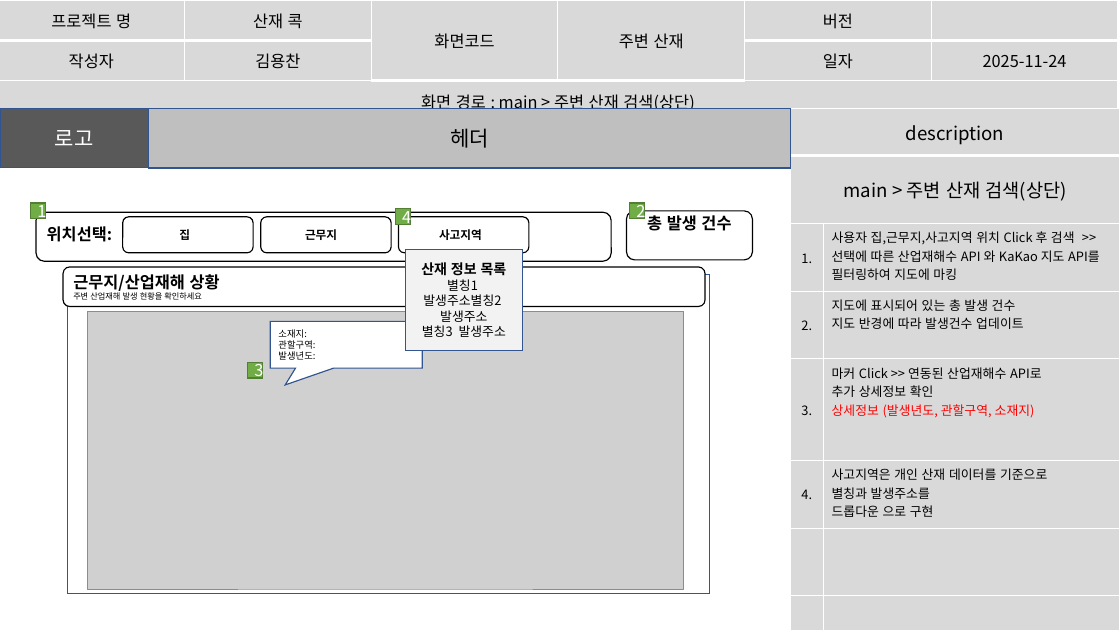
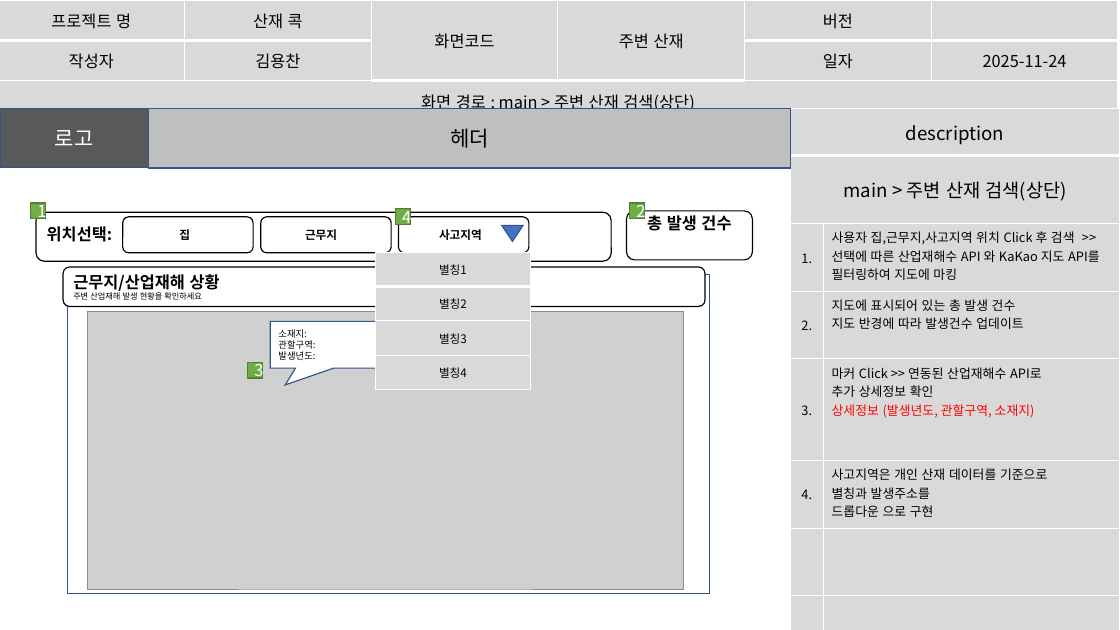
Before and after one commit to imyongchan/source, a slide deck: slide 45 of 최종 기획/스토리보드1201.pptx (slide 44 before the commit). Drawn at 1120x630 pixels with LibreOffice and Linux fonts; fonts in the diff are those of the drawing; grey boxes stand for pictures. Boxes give left, top, right and bottom in pixels: in the first picture for what was removed or moved away, otherwise in the second. Text is boxed around its words. In the diff, an @@ line names an element or a change of style, - is before the commit and + after.

```diff
--- a/최종 기획/스토리보드1201.pptx
+++ b/최종 기획/스토리보드1201.pptx
@@ triangle added at (x1=502, y1=225, x2=523, y2=241), fill #4472C4, outline #325491 1 pt @@
@@ table added at (x1=376, y1=253, x2=530, y2=389), 4 rows, 1 columns @@
+별칭1
+별칭2
+별칭3
+별칭4
@@ rectangle removed at (x1=405, y1=250, x2=523, y2=351) @@
-산재 정보 목록
-별칭1 발생주소별칭2 발생주소
-별칭3 발생주소
```
Also in this commit, not shown: 13 other slides changed, 1 slide added, 1 slide removed.
